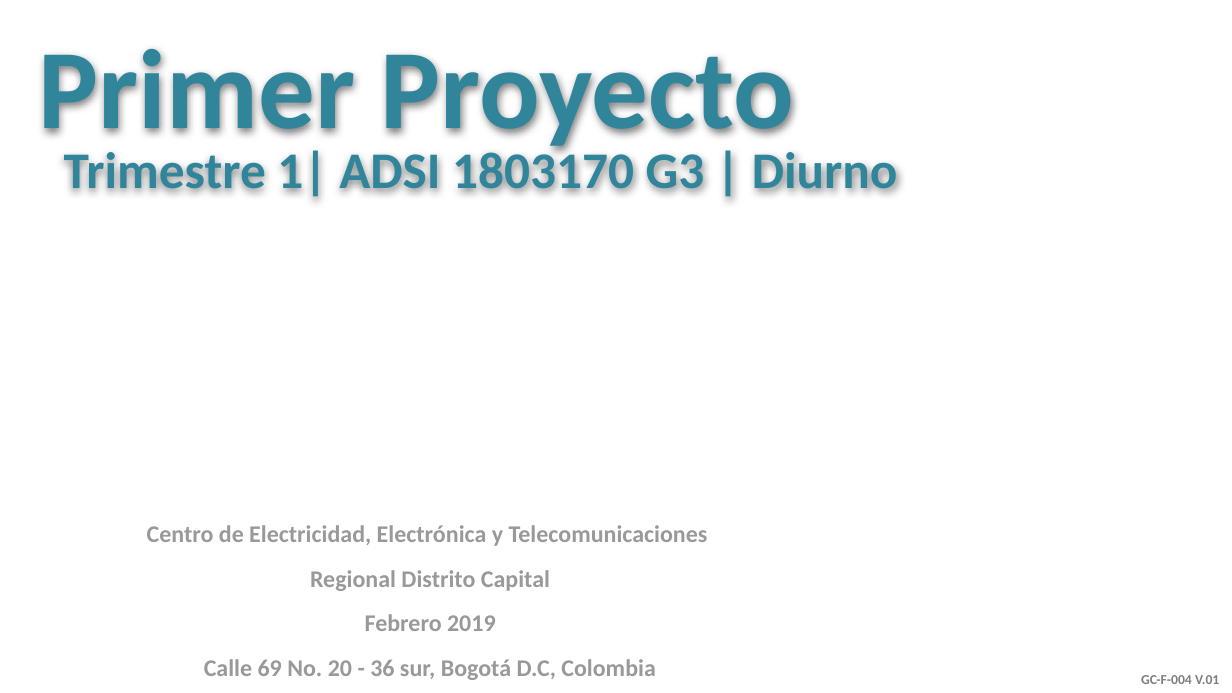
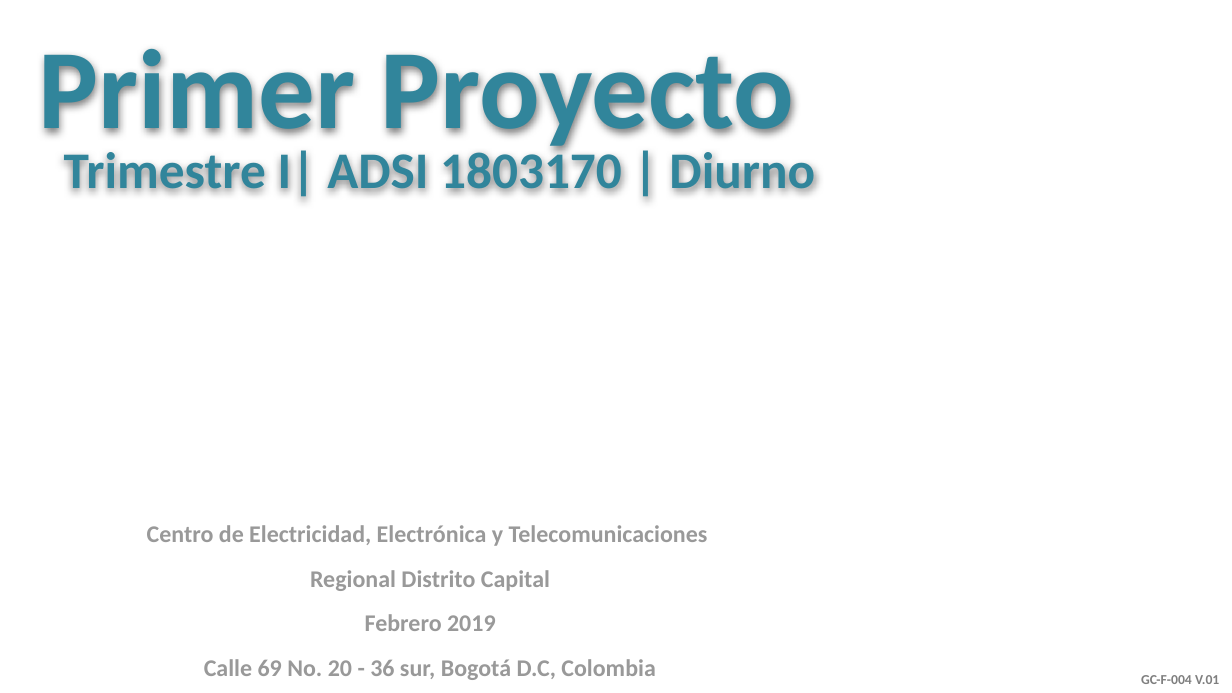
Before and after one commit to senaceet/Kyukeisho_New, a slide deck: slide 1 of 1- Analisis/1- Presentación/01 - Versión_2/Presentación_Componente_Metodologico_2.pptx. Drawn at 1232x693 pixels with LibreOffice and Linux fonts; fonts in the diff are those of the drawing; background and template pictures are left out. Boxes give left, top, right and bottom in pixels: in the first picture for what was removed or moved away, otherwise in the second. Text is boxed around its words. In the diff, an @@ line names an element or a change of style, - is before the commit and + after.

```diff
--- a/1- Analisis/1- Presentación/01 - Versión_2/Presentación_Componente_Metodologico_2.pptx
+++ b/1- Analisis/1- Presentación/01 - Versión_2/Presentación_Componente_Metodologico_2.pptx
@@ text at [64,145,815,200]: text changed @@
-Trimestre 1| ADSI 1803170 G3 | Diurno
+Trimestre I| ADSI 1803170 | Diurno
```
Also in this commit, not shown: 1 other slide changed, 1 other file.
